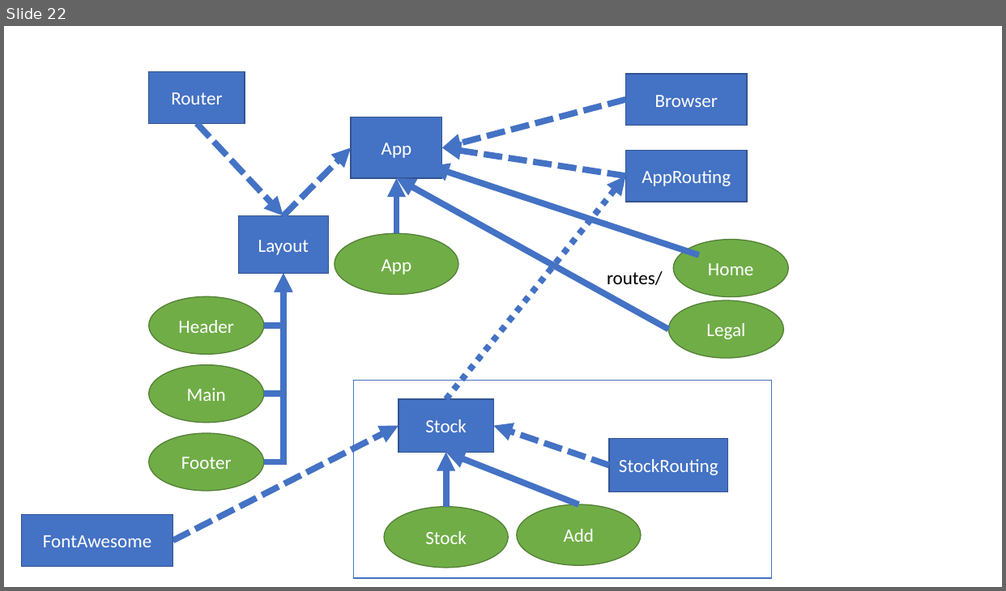
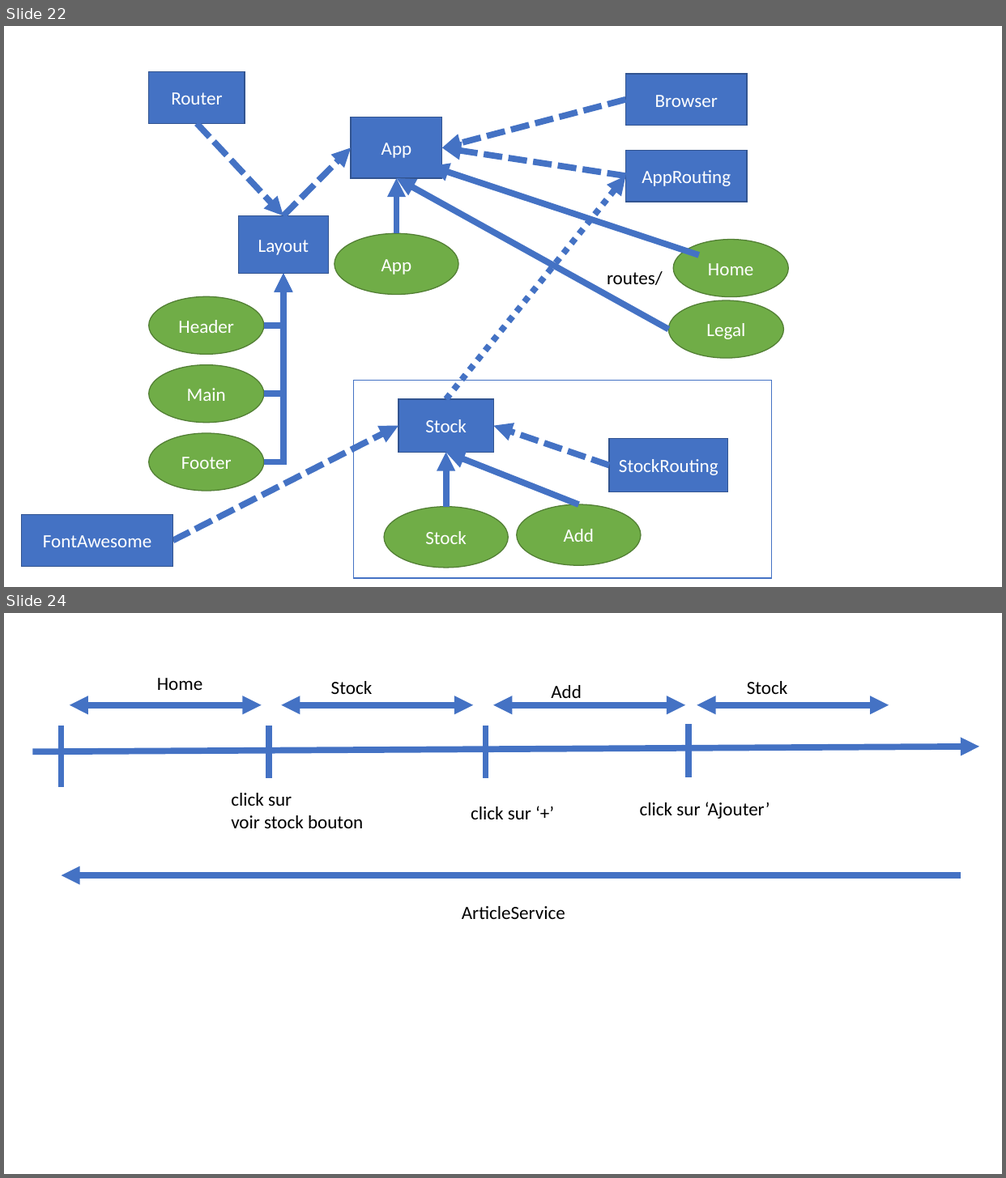
Before and after one commit to jlg-formation/agucv1-mai-2022, a slide deck: notes.pptx. Shown one above the other, each under a label of ours: slide 22 before the commit, slides 22 and 24 after it; the slides between them are not shown. The pictures are 1006x591 and 1006x1178 pixels, drawn with LibreOffice and Linux fonts; fonts in the diff are those of the drawing. Boxes give left, top, right and bottom in pixels: in the first picture for what was removed or moved away, otherwise in the second. Text is boxed around its words. In the diff, an @@ line names an element or a change of style, - is before the commit and + after.

```diff
--- a/notes.pptx
+++ b/notes.pptx
@@ slide 24 added at <box>4,613,1002,1174</box>, background #FFFFFF @@
@@ text added at <box>157,678,202,690</box>, 18 pt, text #000000 @@
+Home
@@ text added at <box>331,681,373,694</box>, 18 pt, text #000000 @@
+Stock
@@ text added at <box>551,685,582,703</box>, 18 pt, text #000000 @@
+Add
@@ text added at <box>747,681,788,694</box>, 18 pt, text #000000 @@
+Stock
@@ double arrow added from (69, 705) to (262, 705), #4472C4 6 pt @@
@@ double arrow added from (281, 705) to (473, 705), #4472C4 6 pt @@
@@ double arrow added from (493, 705) to (685, 705), #4472C4 6 pt @@
@@ double arrow added from (697, 705) to (889, 705), #4472C4 6 pt @@
@@ line added from (61, 726) to (61, 787), #4472C4 6 pt @@
@@ line added from (269, 726) to (269, 778), #4472C4 6 pt @@
@@ line added from (485, 726) to (485, 778), #4472C4 6 pt @@
@@ line added from (689, 725) to (689, 777), #4472C4 6 pt @@
@@ arrow added from (32, 752) to (979, 747), #4472C4 6 pt @@
@@ text added at <box>231,793,363,828</box>, 18 pt, text #000000 @@
+click sur
+voir stock bouton
@@ text added at <box>471,807,531,820</box>, 18 pt, text #000000 @@
+click sur ‘+’
@@ text added at <box>640,802,770,819</box>, 18 pt, text #000000 @@
+click sur ‘Ajouter’
@@ arrow added from (961, 875) to (61, 875), #4472C4 6 pt @@
@@ text added at <box>462,906,565,919</box>, 18 pt, text #000000 @@
+ArticleService
```
Also in this commit, not shown: 4 slides changed, 6 other slides added.
